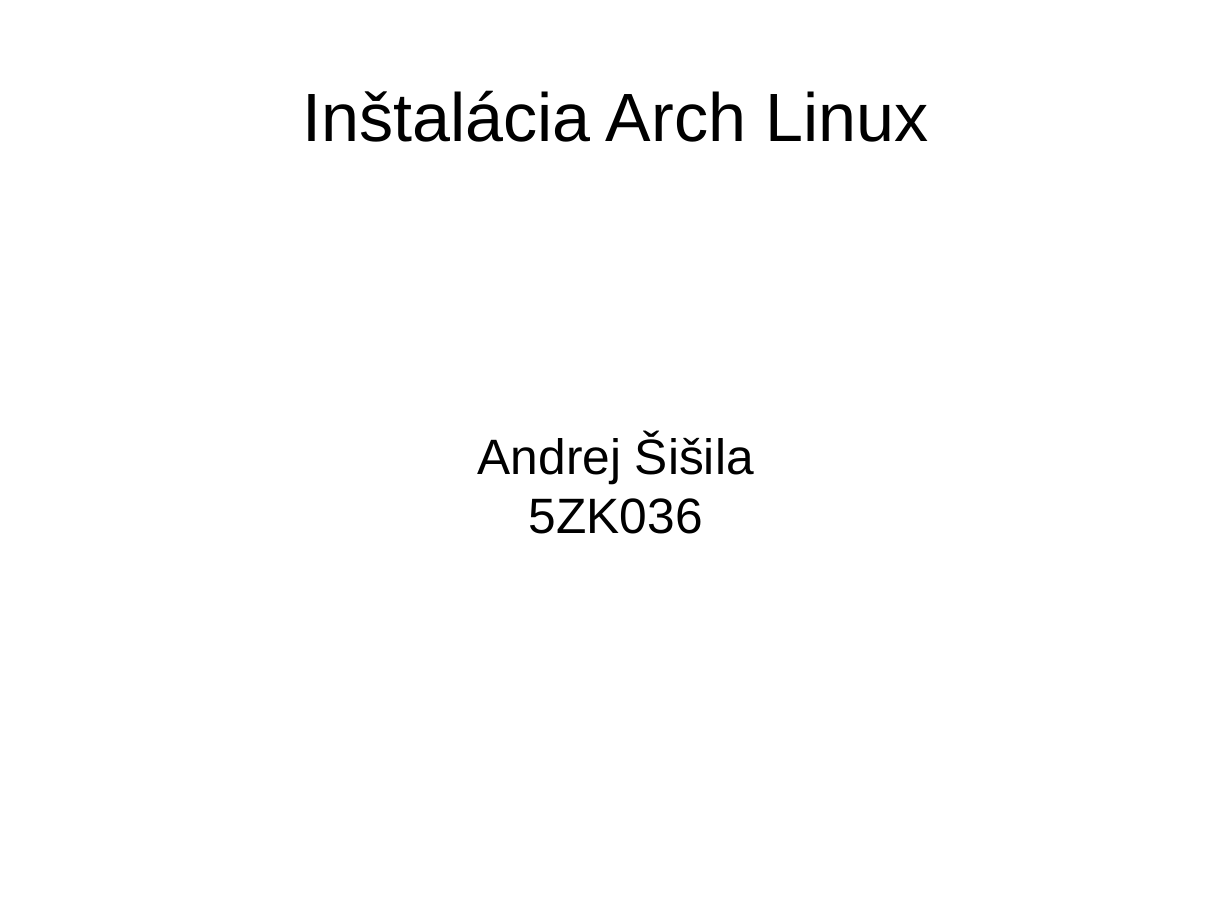
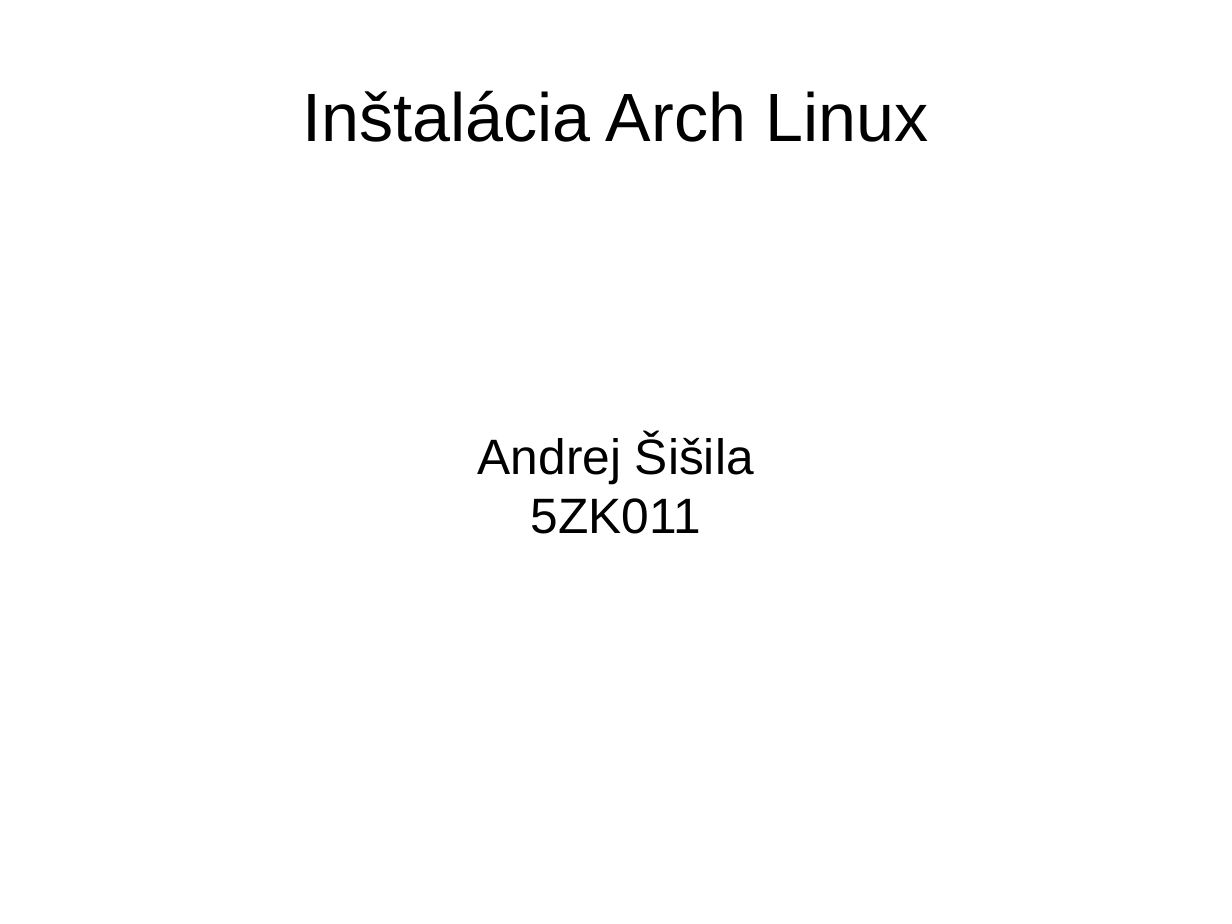
Before and after one commit to radi42/FRI, a slide deck: slide 1 of Ing/2.semester/UNIX/Sisila_Andrej_Instalacia_Arch_Linux.odp. Drawn at 1232x924 pixels with LibreOffice and Linux fonts; fonts in the diff are those of the drawing. Boxes give left, top, right and bottom in pixels: in the first picture for what was removed or moved away, otherwise in the second. Text is boxed around its words. In the diff, an @@ line names an element or a change of style, - is before the commit and + after.

```diff
--- a/Ing/2.semester/UNIX/Sisila_Andrej_Instalacia_Arch_Linux.odp
+++ b/Ing/2.semester/UNIX/Sisila_Andrej_Instalacia_Arch_Linux.odp
@@ subtitle at (531, 498, 701, 534): text changed @@
-5ZK036
+5ZK011
```
Also in this commit, not shown: 1 other slide changed.
